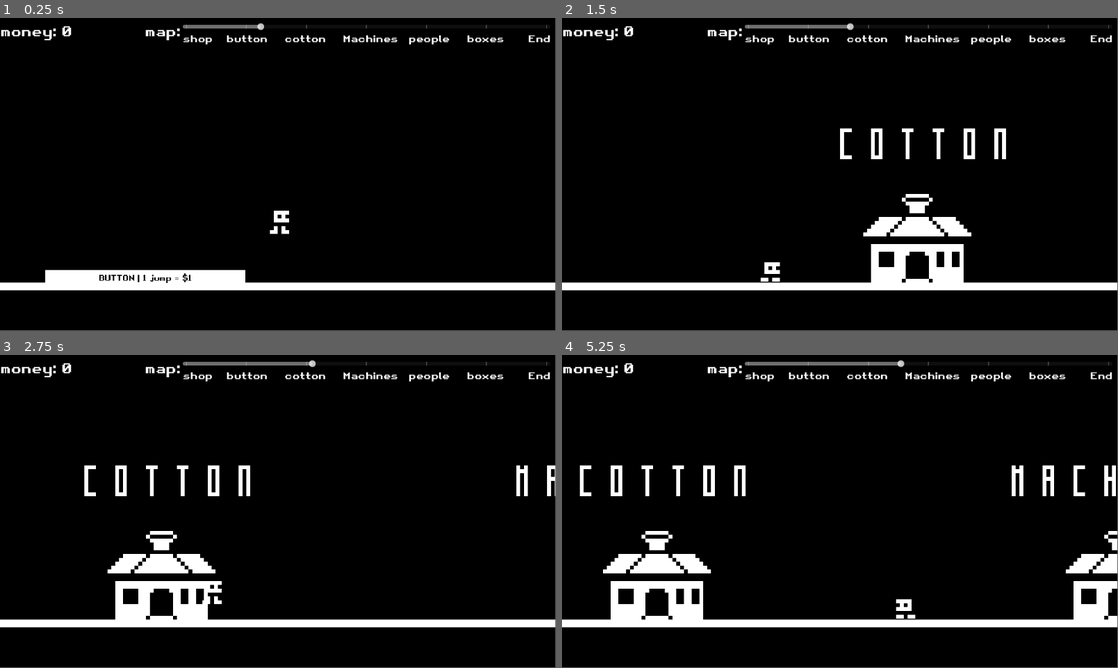
Above: before the commit, frames 1-4 (two rows, left to right).
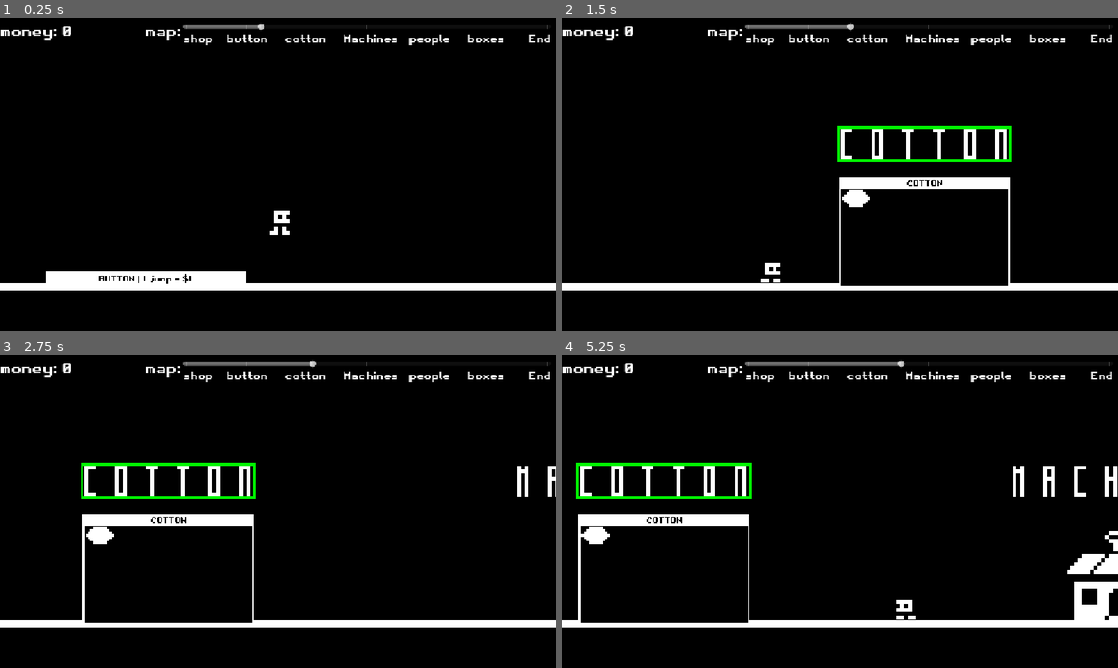
Above: after the commit, the same moments.

Repository: simonM-b/world-history-midterm
Game: Godot game, scene res://scene + script/main.tscn
Two runs of this game, one before a commit and one after it. Both use one fixed random seed, a clock stepped at 60 frames per second and the inputs below.
Inputs (mouse positions are in pixels of both pictures, inside the frame that each line leads up to):
- Up to frame 1 (0.25 s): no input
- Up to frame 2 (1.5 s): tap Enter at 0.5 s; hold Right (right) 0.53-1.25 s; tap Space (jump) at 0.77 s; click (967, 143) at 1.27 s
- Up to frame 3 (2.75 s): tap Enter at 2 s; hold Right (right) from 2.03 s (still down); tap Space (jump) at 2.27 s
- Up to frame 4 (5.25 s): tap Enter every 0.75 s from 2.75 to 5 s; release Right (right) at 2.78 s; hold A (left) 2.78-3.53 s; hold Right (right) 3.53-5.03 s; tap Space (jump) at 3.77, 4.52 s; hold A (left) from 5.03 s (still down)
The window is 799x449 before the commit and 800x450 after it. Grey fills any space a smaller window leaves; there, only what the larger window draws over its background counts as a difference.

The runs differ from the first frame. In frame 1, 1.6% of the frame differs, in the area x 0-100%, y 1-88%; in frame 2, 6.7%; in frame 3, 6.8%; in frame 4, 7.1%.

Commit message:
starting to work on cotton

Diff:
--- a/project.godot
+++ b/project.godot
@@ -18,6 +18,10 @@
 [autoload]
 
 GLOBAL="*res://GLOBAL.gd"
+
+[display]
+
+window/stretch/mode="canvas_items"
 
 [gui]
 
--- /dev/null
+++ b/scene + script/cotton_ui.gd
@@ -0,0 +1,24 @@
+extends Control
+
+@onready var cottonSPRITE = $Node2D/cotton
+# Called when the node enters the scene tree for the first time.
+func _ready() -> void:
+	placeAllCottons()
+
+
+# Called every frame. 'delta' is the elapsed time since the previous frame.
+func _process(delta: float) -> void:
+	pass
+
+func placeAllCottons():
+	var numbX = 6
+	var numbY = 1
+	var prevX = 53.0
+	var prevY = 93.0
+	var co = cottonSPRITE
+	for o in range(numbY):
+		for i in range(numbX):
+			var cloned_node = cottonSPRITE.duplicate(15)
+			cloned_node.position = Vector2(prevX + cloned_node.get_rect().size.x,prevY)
+			prevX = cloned_node.position.x
+			add_child(cloned_node)
--- /dev/null
+++ b/scene + script/cotton_ui.tscn
@@ -0,0 +1,52 @@
+[gd_scene load_steps=3 format=3 uid="uid://burcj3s0a061r"]
+
+[ext_resource type="Script" uid="uid://d4e8lx6dt4nsy" path="res://scene + script/cotton_ui.gd" id="1_xs2gf"]
+[ext_resource type="Texture2D" uid="uid://ue1m36gfaa2i" path="res://images/1BitPlatformerTileset.png" id="2_gp5vi"]
+
+[node name="cotton ui" type="Control"]
+layout_mode = 3
+anchor_right = 0.614
+anchor_bottom = 0.69900006
+offset_right = 444.672
+offset_bottom = 195.04797
+grow_horizontal = 2
+grow_vertical = 2
+script = ExtResource("1_xs2gf")
+
+[node name="ColorRect" type="ColorRect" parent="."]
+layout_mode = 0
+offset_right = 709.0
+offset_bottom = 457.0
+
+[node name="MarginContainer" type="MarginContainer" parent="ColorRect"]
+layout_mode = 0
+offset_right = 708.0
+offset_bottom = 455.0
+theme_override_constants/margin_left = 10
+theme_override_constants/margin_top = 5
+theme_override_constants/margin_right = 5
+theme_override_constants/margin_bottom = 5
+
+[node name="VBoxContainer" type="VBoxContainer" parent="ColorRect/MarginContainer"]
+layout_mode = 2
+
+[node name="Label" type="Label" parent="ColorRect/MarginContainer/VBoxContainer"]
+layout_mode = 2
+theme_override_colors/font_color = Color(0, 0, 0, 1)
+theme_override_font_sizes/font_size = 32
+text = "COTTON"
+horizontal_alignment = 1
+
+[node name="ColorRect2" type="ColorRect" parent="ColorRect/MarginContainer/VBoxContainer"]
+layout_mode = 2
+size_flags_vertical = 3
+color = Color(0, 0, 0, 1)
+
+[node name="Node2D" type="Node2D" parent="."]
+
+[node name="cotton" type="Sprite2D" parent="Node2D"]
+position = Vector2(53, 93.00001)
+scale = Vector2(10, 10)
+texture = ExtResource("2_gp5vi")
+region_enabled = true
+region_rect = Rect2(48, 40, 8, 8)
--- a/scene + script/main.tscn
+++ b/scene + script/main.tscn
@@ -7,6 +7,7 @@
 [ext_resource type="Texture2D" uid="uid://ue1m36gfaa2i" path="res://images/1BitPlatformerTileset.png" id="3_jnbvq"]
 [ext_resource type="PackedScene" uid="uid://c8s132mgwy67m" path="res://scene + script/shop_ui.tscn" id="6_nk0ok"]
 [ext_resource type="StyleBox" uid="uid://ddvgphykvvbgb" path="res://scene + script/stylebox.tres" id="7_73fyn"]
+[ext_resource type="PackedScene" uid="uid://burcj3s0a061r" path="res://scene + script/cotton_ui.tscn" id="8_770x0"]
 
 [sub_resource type="TileSetAtlasSource" id="TileSetAtlasSource_1pu4h"]
 texture = ExtResource("3_jnbvq")
@@ -184,7 +185,7 @@
 shape = SubResource("WorldBoundaryShape2D_su6j1")
 
 [node name="end" type="CollisionShape2D" parent="floor"]
-position = Vector2(12753, 0)
+position = Vector2(12897, 0)
 rotation = -1.5707964
 shape = SubResource("WorldBoundaryShape2D_su6j1")
 
@@ -284,7 +285,6 @@
 [node name="shop" type="Node2D" parent="."]
 
 [node name="shop" parent="shop" instance=ExtResource("6_nk0ok")]
-visible = false
 offset_left = 566.0
 offset_top = -439.0
 offset_right = 566.0
@@ -301,13 +301,43 @@
 theme_override_styles/pressed = ExtResource("7_73fyn")
 theme_override_styles/hover = SubResource("StyleBoxFlat_73fyn")
 
+[node name="Label" type="Label" parent="shop"]
+offset_left = 1121.0
+offset_top = -643.0
+offset_right = 1779.0
+offset_bottom = -558.0
+theme_override_font_sizes/font_size = 32
+text = "<- anything with a green border:
+click to open menue"
+
 [node name="cotton" type="Node2D" parent="."]
 
+[node name="cotton ui" parent="cotton" instance=ExtResource("8_770x0")]
+offset_left = 4599.0
+offset_top = -439.0
+offset_right = 4599.0
+offset_bottom = -439.0
+
+[node name="Button" type="Button" parent="cotton"]
+offset_left = 4591.0
+offset_top = -649.0
+offset_right = 5318.0
+offset_bottom = -503.0
+focus_mode = 0
+mouse_behavior_recursive = 2
+theme_override_styles/normal = ExtResource("7_73fyn")
+theme_override_styles/pressed = ExtResource("7_73fyn")
+theme_override_styles/hover = SubResource("StyleBoxFlat_73fyn")
+
 [node name="machines" type="Node2D" parent="."]
 
 [node name="people" type="Node2D" parent="."]
 
 [node name="boxes" type="Node2D" parent="."]
+editor_description = "a game where you hsave to stack a combination of baxes from one side to another
+
+- - -  -
+"
 
 [node name="end" type="Node2D" parent="."]
 
Not shown, added: scene + script/cotton_ui.gd.uid
Not shown: 1 places in scene + script/main.tscn that only renumber resources
